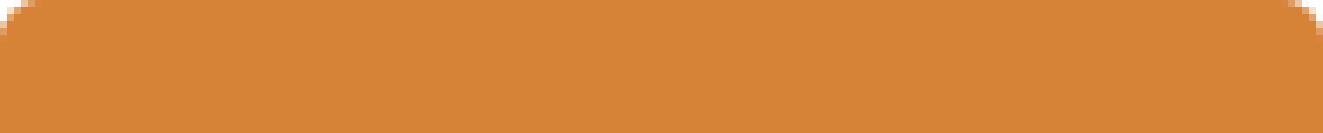
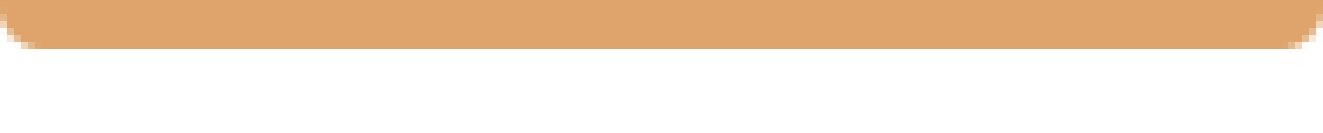
The second 1323x133 image is a revision of the first. Changes to its layers:
hid "top rounded #4" over [0, 0, 1323, 133]
showed "bottom #4", opacity 82% → 75%, painted on it over [0, 0, 1323, 49]
